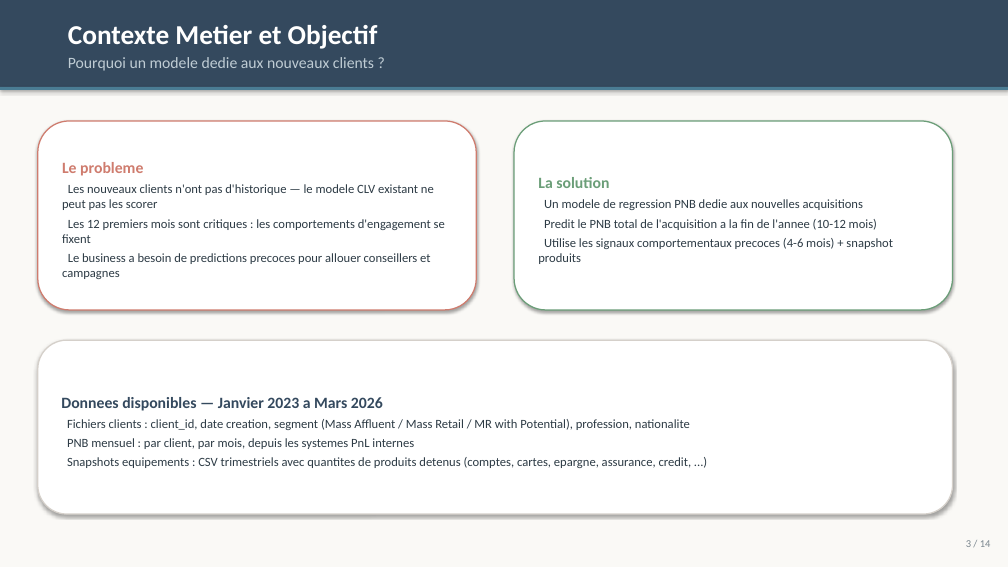
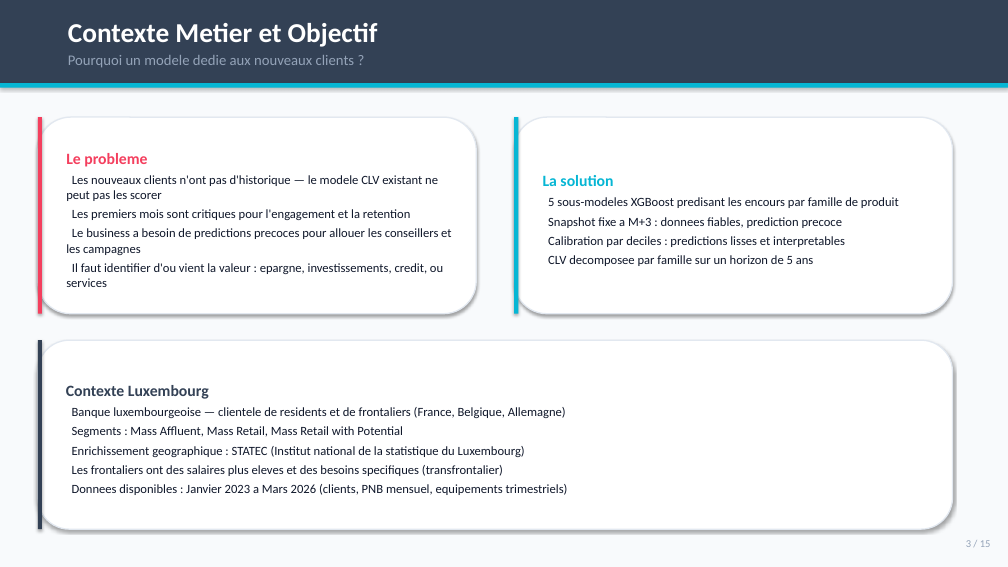
Before and after one commit to Rayen2Z/Claude-my-friend, a slide deck: slide 3 of Acquisition_model/presentation/CLV_Acquisition_Model_Presentation.pptx. Drawn at 1008x567 pixels with LibreOffice and Linux fonts; fonts in the diff are those of the drawing. Boxes give left, top, right and bottom in pixels: in the first picture for what was removed or moved away, otherwise in the second. Text is boxed around its words. In the diff, an @@ line names an element or a change of style, - is before the commit and + after.

```diff
--- a/Acquisition_model/presentation/CLV_Acquisition_Model_Presentation.pptx
+++ b/Acquisition_model/presentation/CLV_Acquisition_Model_Presentation.pptx
@@ background #FAF9F6 to #F8FAFC @@
@@ rectangle: place and size @@
-rectangle at (0, 0, 1008, 87)
+rectangle at (0, 0, 1008, 83)
@@ rectangle at (0, 0, 1008, 83): fill #34495E to #334155 @@
@@ text "Pourquoi un modele dedie aux ..." at (68, 55, 355, 67): size 15 to 14 pt, text colour #BFCCD4 to #94A3B8 @@
@@ rectangle: place and size @@
-rectangle at (0, 87, 1008, 90)
+rectangle at (0, 83, 1008, 88)
@@ rectangle at (0, 83, 1008, 88): fill #4A7C94 to #06B6D4 @@
@@ rounded rectangle "Le probleme": place and size @@
-rounded rectangle "Le probleme" at (38, 121, 476, 310)
+rounded rectangle "Le probleme" at (38, 117, 476, 314)
@@ rounded rectangle "Le probleme" at (38, 117, 476, 314): outline #CF7C6E 1.2 pt to #E2E8F0 1.2 pt @@
@@ rectangle added at (38, 117, 42, 314), fill #F43F5E @@
@@ rounded rectangle "La solution": place and size @@
-rounded rectangle "La solution" at (514, 121, 953, 310)
+rounded rectangle "La solution" at (514, 117, 953, 314)
@@ rounded rectangle "La solution" at (514, 117, 953, 314): outline #6B9E78 1.2 pt to #E2E8F0 1.2 pt @@
@@ rectangle added at (514, 117, 519, 314), fill #06B6D4 @@
@@ text in rounded rectangle at (66, 153, 438, 201): text colour #CF7C6E to #F43F5E in "Le probleme"; text colour #2D3B45 to #0F172A in "Les nouveaux clients n'ont pas d'historique — ..." @@
@@ text in rounded rectangle at (543, 175, 613, 186): text colour #6B9E78 to #06B6D4 in "La solution" @@
@@ text in rounded rectangle at (66, 209, 451, 287): text changed; text colour #2D3B45 to #0F172A @@
-Les 12 premiers mois sont critiques : les comportements d'engagement se fixent
-Le business a besoin de predictions precoces pour allouer conseillers et campagnes
+Les premiers mois sont critiques pour l'engagement et la retention
+Le business a besoin de predictions precoces pour allouer les conseillers et les campagnes
+Il faut identifier d'ou vient la valeur : epargne, investissements, credit, ou services
@@ text in rounded rectangle at (548, 197, 899, 266): text changed; text colour #2D3B45 to #0F172A @@
-Un modele de regression PNB dedie aux nouvelles acquisitions
-Predit le PNB total de l'acquisition a la fin de l'annee (10-12 mois)
-Utilise les signaux comportementaux precoces (4-6 mois) + snapshot produits
+5 sous-modeles XGBoost predisant les encours par famille de produit
+Snapshot fixe a M+3 : donnees fiables, prediction precoce
+Calibration par deciles : predictions lisses et interpretables
+CLV decomposee par famille sur un horizon de 5 ans
@@ rounded rectangle "Contexte Luxembourg": place and size @@
-rounded rectangle "Contexte Luxembourg" at (38, 340, 953, 514)
+rounded rectangle "Contexte Luxembourg" at (38, 340, 953, 529)
@@ rounded rectangle "Contexte Luxembourg" at (38, 340, 953, 529): outline #D5D0CA 1.2 pt to #E2E8F0 1.2 pt @@
@@ rectangle added at (38, 340, 42, 529), fill #334155 @@
@@ text in rounded rectangle at (66, 385, 568, 495): text changed; text colour #2D3B45 to #0F172A @@
-Donnees disponibles — Janvier 2023 a Mars 2026
-Fichiers clients : client_id, date creation, segment (Mass Affluent / Mass Retail / MR with Potential), profession, nationalite
-PNB mensuel : par client, par mois, depuis les systemes PnL internes
-Snapshots equipements : CSV trimestriels avec quantites de produits detenus (comptes, cartes, epargne, assurance, credit, ...)
+Contexte Luxembourg
+Banque luxembourgeoise — clientele de residents et de frontaliers (France, Belgique, Allemagne)
+Segments : Mass Affluent, Mass Retail, Mass Retail with Potential
+Enrichissement geographique : STATEC (Institut national de la statistique du Luxembourg)
+Les frontaliers ont des salaires plus eleves et des besoins specifiques (transfrontalier)
+Donnees disponibles : Janvier 2023 a Mars 2026 (clients, PNB mensuel, equipements trimestriels)
@@ text at (966, 540, 991, 547): text changed; text colour #7A868E to #94A3B8 @@
-3 / 14
+3 / 15
```
Also in this commit, not shown: 14 slides added, 13 slides removed, 2 other files.
